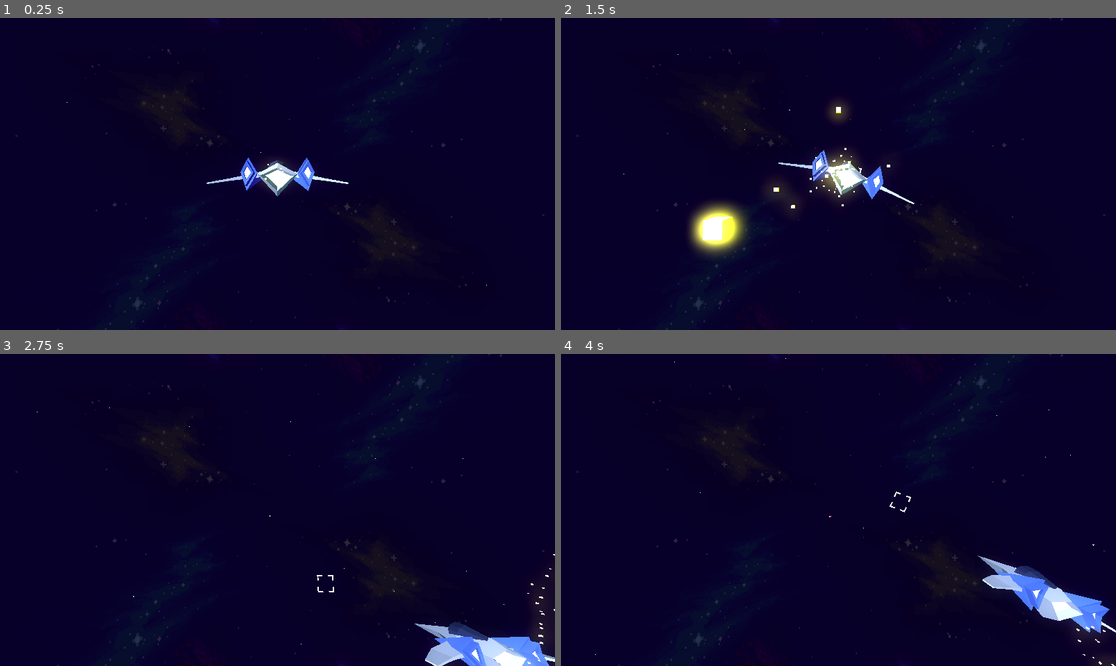
Above: before the commit, frames 1-4 (two rows, left to right).
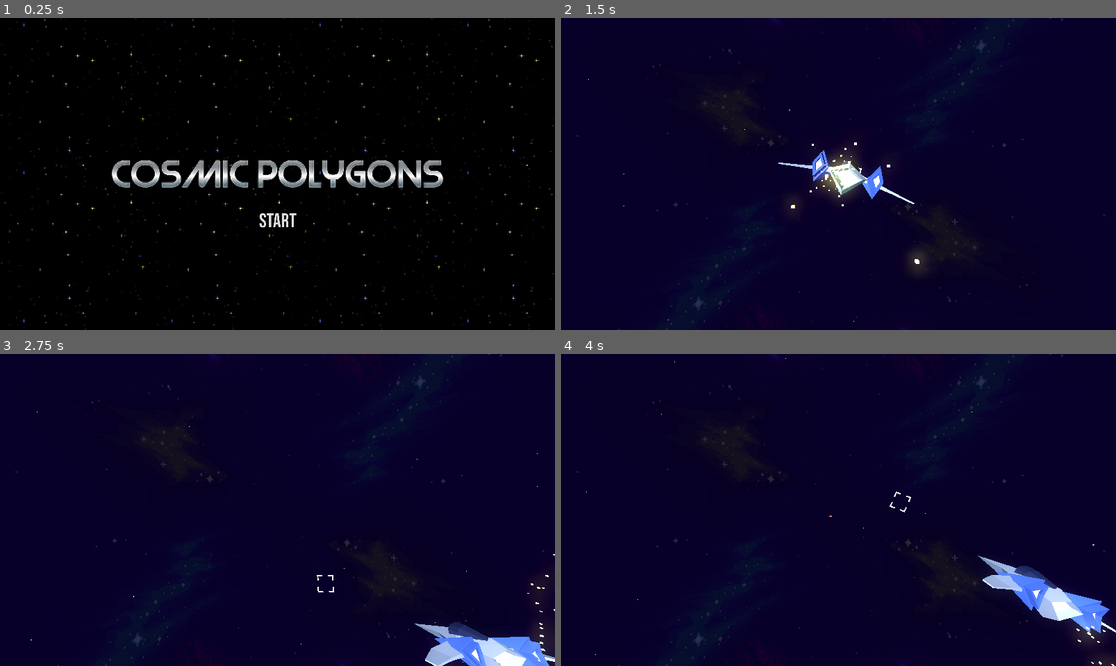
Above: after the commit, the same moments.

Repository: marius-test/cosmic_polygons
Game: Godot game, scene res://scenes/title_screen.tscn
Same seed, same stepped clock (60 frames per second), same inputs: the game is played once before the commit and once after it. Before the commit the project starts from res://main.tscn.
Inputs (mouse positions are in pixels of both pictures, inside the frame that each line leads up to):
- Up to frame 1 (0.25 s): no input
- Up to frame 2 (1.5 s): click (838, 220) at 0.5 s, where only the run after the commit has a clickable "START"; hold Right (move_right) from 1.28 s (still down); hold Space (shoot) from 1.28 s (still down)
- Up to frame 3 (2.75 s): release Right (move_right) at 2.03 s; release Space (shoot) at 2.03 s; hold Down (move_down) from 2.03 s (still down); tap Space (shoot) at 2.1 s
- Up to frame 4 (4 s): release Down (move_down) at 2.78 s; hold Right (move_right) 2.78-3.53 s; hold Space (shoot) 2.78-3.53 s; hold Up (move_up) from 3.53 s (still down); tap Space (shoot) at 3.6 s

The runs differ from the first frame. In frame 1, 99% of the frame differs, in the area x 0-100%, y 0-100%; in frame 2, 2.0%; in frame 3, less than 0.1%; in frame 4, less than 0.1%.

Commit message:
title screen added

Diff:
--- a/project.godot
+++ b/project.godot
@@ -11,7 +11,7 @@
 [application]
 
 config/name="cosmic_polygons"
-run/main_scene="res://main.tscn"
+run/main_scene="res://scenes/title_screen.tscn"
 config/features=PackedStringArray("4.2", "Forward Plus")
 config/icon="res://icon.svg"
 
--- /dev/null
+++ b/scenes/title_screen.tscn
@@ -0,0 +1,61 @@
+[gd_scene load_steps=6 format=3 uid="uid://dhhqodogpfkmr"]
+
+[ext_resource type="Script" path="res://scripts/title_screen.gd" id="1_0p0ob"]
+[ext_resource type="Texture2D" uid="uid://bmdhx0lococcm" path="res://assets/Starfield_07-512x512-pixel25.png" id="1_5q5kj"]
+[ext_resource type="Texture2D" uid="uid://bx8wmfvhweih0" path="res://assets/cosmic_polygons_logo.png" id="2_auha5"]
+[ext_resource type="FontFile" uid="uid://yep7tr3pfibr" path="res://fonts/BebasNeue-Regular.ttf" id="3_qpv06"]
+[ext_resource type="AudioStream" uid="uid://bv62aryao15yw" path="res://assets/synthpop_martini_main.wav" id="5_6ad05"]
+
+[node name="TitleScreen" type="Node"]
+script = ExtResource("1_0p0ob")
+
+[node name="Background" type="TextureRect" parent="."]
+texture_filter = 1
+anchors_preset = 15
+anchor_right = 1.0
+anchor_bottom = 1.0
+grow_horizontal = 2
+grow_vertical = 2
+texture = ExtResource("1_5q5kj")
+stretch_mode = 1
+
+[node name="Logo" type="TextureRect" parent="."]
+texture_filter = 1
+anchors_preset = 8
+anchor_left = 0.5
+anchor_top = 0.5
+anchor_right = 0.5
+anchor_bottom = 0.5
+offset_left = -583.0
+offset_top = -59.5
+offset_right = 583.0
+offset_bottom = 59.5
+grow_horizontal = 2
+grow_vertical = 2
+size_flags_horizontal = 4
+size_flags_vertical = 4
+texture = ExtResource("2_auha5")
+
+[node name="Start" type="Button" parent="."]
+texture_filter = 1
+anchors_preset = -1
+anchor_left = 0.513
+anchor_top = 0.161
+anchor_right = 0.513
+anchor_bottom = 0.161
+offset_left = -92.96
+offset_top = 484.12
+offset_right = 44.04
+offset_bottom = 576.12
+grow_horizontal = 2
+grow_vertical = 2
+theme_override_fonts/font = ExtResource("3_qpv06")
+theme_override_font_sizes/font_size = 70
+text = "START"
+flat = true
+
+[node name="MenuMusic" type="AudioStreamPlayer" parent="."]
+stream = ExtResource("5_6ad05")
+autoplay = true
+
+[connection signal="pressed" from="Start" to="." method="_on_start_pressed"]
--- /dev/null
+++ b/scripts/title_screen.gd
@@ -0,0 +1,4 @@
+extends Node
+
+func _on_start_pressed():
+	get_tree().change_scene_to_file("res://main.tscn")
Binary file added: assets/Starfield_07-512x512-pixel25.png
Not shown, added: assets/Starfield_07-512x512-pixel25.png.import
Binary file added: assets/cosmic_polygons_logo.png
Not shown, added: assets/cosmic_polygons_logo.png.import
Binary file added: fonts/BebasNeue-Regular.ttf
Not shown, added: fonts/BebasNeue-Regular.ttf.import
